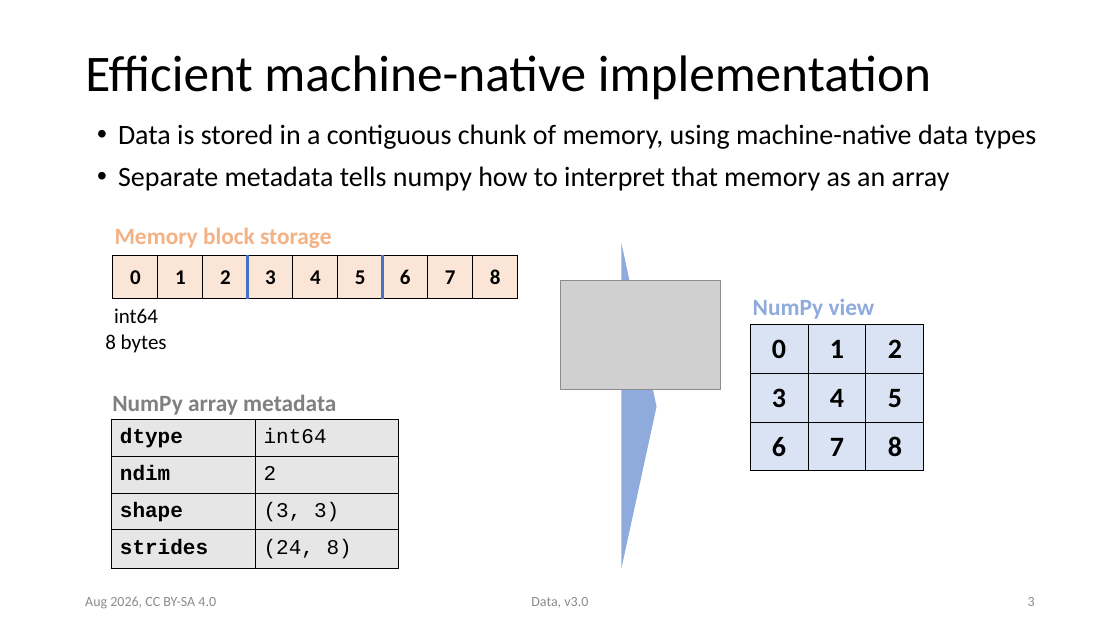
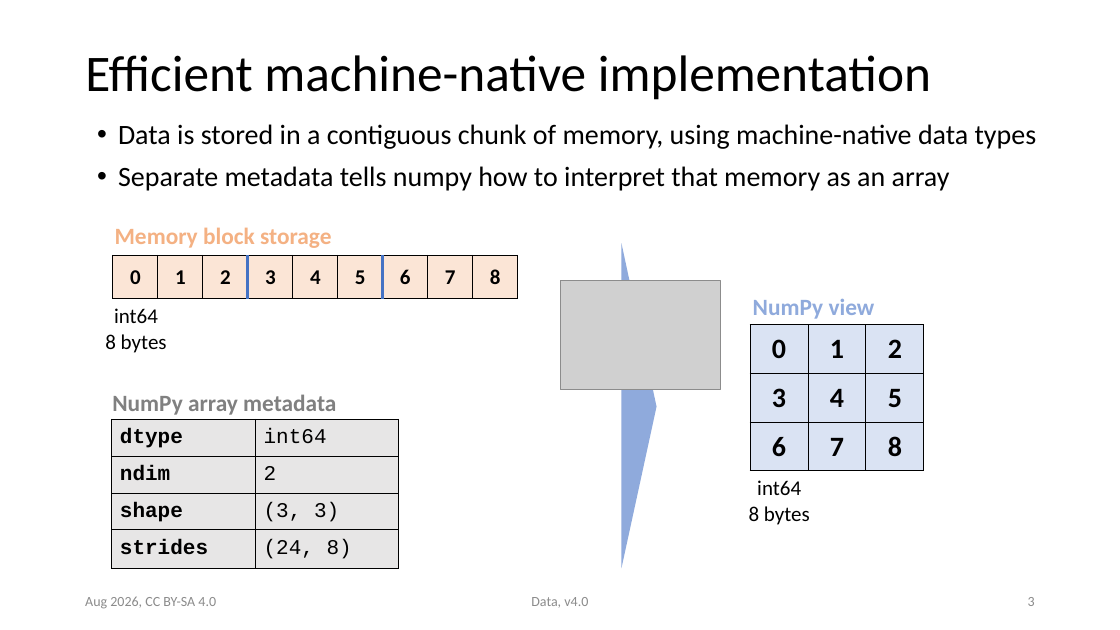
Before and after one commit to ASPP/data_class, a slide deck: slide 3 of numpy.pptx. Drawn at 1120x630 pixels with LibreOffice and Linux fonts; fonts in the diff are those of the drawing; grey boxes stand for pictures. Boxes give left, top, right and bottom in pixels: in the first picture for what was removed or moved away, otherwise in the second. Text is boxed around its words. In the diff, an @@ line names an element or a change of style, - is before the commit and + after.

```diff
--- a/numpy.pptx
+++ b/numpy.pptx
@@ text added at [749, 480, 810, 525], 18 pt, text #000000 @@
+int64
+8 bytes
@@ text at [531, 597, 588, 607]: text changed @@
-Data, v3.0
+Data, v4.0
```
Also in this commit, not shown: 41 other slides changed, 3 slides added, 1 slide removed.
